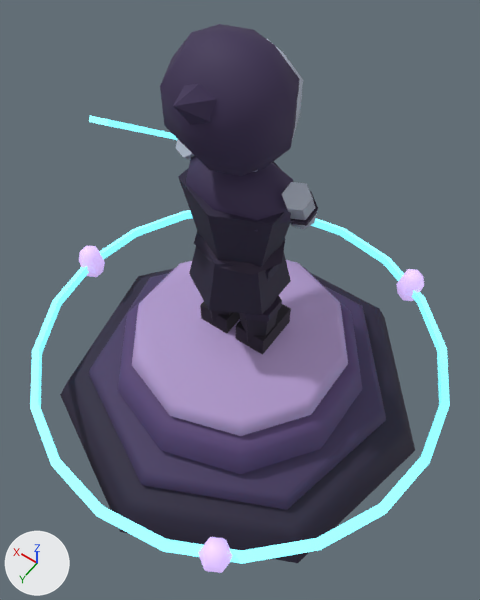
What one commit did to the glTF model assets/3d/tours/ombres-1.glb.
Both versions are drawn from a camera (50 mm lens) standing at (-0.439, 0.614, 1.29) and looking at (-0.029, 0.04, 0.388). Every picture has the same lights, and +X, +Y and +Z are marked at lower left. The picture after the commit comes second. Where no turn or scale is listed for an object, it has been applied to the vertices. Vertices at exactly the same position are counted once.

In view in the first picture: 'AnneauFlottant_lueur', 'BrasG_peint', 'Buste_peint', 'Crane_peint', 'JambeD_peint', 'JambeG_peint', 'Rune', 'ombres_1_peint' and 2 more.
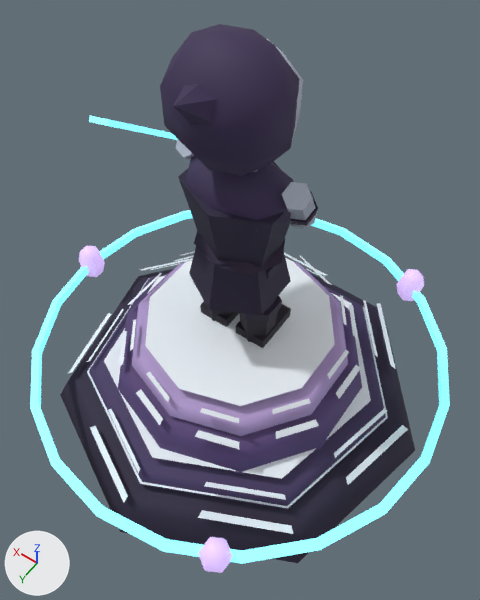
The change in detail:
me_dalle is used by ob_ombres_1_peint; location (0.0, 0.0, 0.08).
me_dalle had 136 vertices, 256 faces and spanned x -0.383..0.383, y -0.354..0.393, z -0.08..0.16.
me_dalle now has 306 vertices, 350 faces and spans x -0.383..0.383, y -0.354..0.393, z -0.08..0.181.
Part 1, on me_dalle:
170 vertices are added at x -0.355..0.353, y -0.329..0.363, z 0.011..0.181.
94 new faces join them.

Boxes [x1, y1, x2, y2] around the edits, measured in the pictures (480 x 600 px):
'ombres_1_peint', reshaped
    before: [60, 260, 415, 563]
    after: [60, 251, 415, 563]
part 1 of me_dalle, added
    after: [68, 251, 408, 534]
